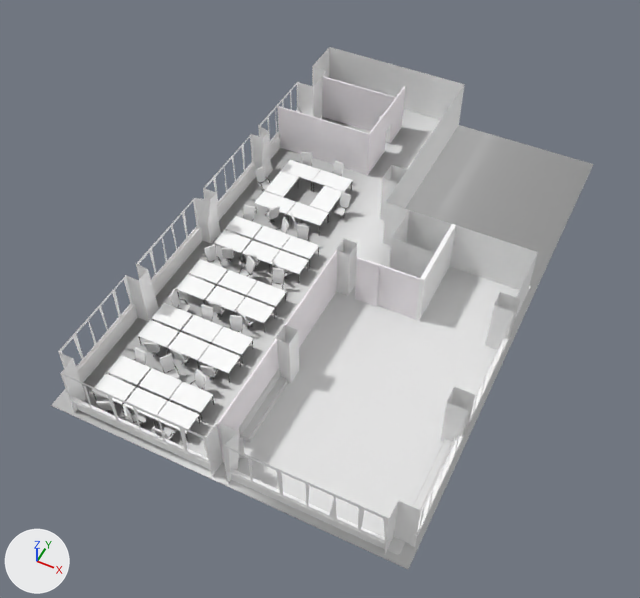
What one commit did to the Blender file models/vrLabsModel/planta6grupos.blend.
The view is the same before and after, from a 50 mm camera at (6.94, -16.25, 18.53) aimed at (-0.44, -1.48, 0.07). Arrows for +X, +Y and +Z are at lower left; the lights stay in place.

Names of what the first picture shows: 'banco', 'centro', 'clever', 'comunicacion', 'cristalera entrada', 'cristaleraAgora', 'cristalerasFrontales', 'design', 'pared', 'research', 'silla'.
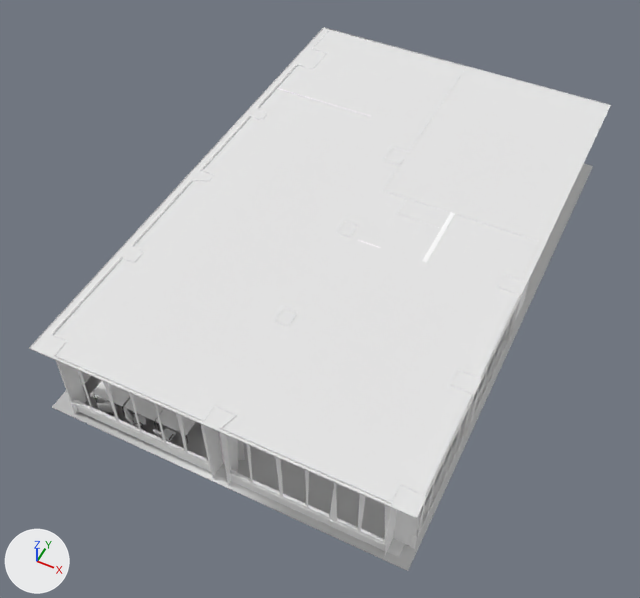
Changed parts and their boxes (x1, y1, x2, y2) in the pictures (640 x 598 px; the box of a moved part takes in the faces that stretch with it):
'Techo', shown: after (29, 27, 611, 519)
'pared', reshaped, moved: before (51, 47, 593, 569); after (52, 30, 593, 571)
'comunicacion', moved: before (92, 355, 214, 442); after (92, 381, 201, 443)
'silla', moved: before (96, 116, 351, 440); after (97, 401, 176, 442)
'banco', moved: before (239, 369, 457, 516); after (420, 438, 457, 517)
part 1 of me_cube_002, moved or reshaped (not visible afterwards): before (368, 260, 420, 319)
part 2 of me_cube_002, moved or reshaped: before (277, 106, 369, 175); after (277, 88, 371, 117)
part 3 of me_cube_007, moved or reshaped: before (217, 251, 337, 452); after (218, 432, 225, 464)
part 4 of me_cube_007, moved or reshaped: before (355, 257, 380, 306); after (358, 240, 381, 248)
part 5 of me_pared, rebuilt (not visible afterwards): before (399, 251, 422, 277)
part 6 of me_pared, moved or reshaped: before (58, 47, 538, 554); after (52, 30, 537, 557)
part 7 of me_cube_001, moved or reshaped (not visible afterwards): before (322, 76, 405, 176)
'clever', unchanged, covered by the edit: before (138, 303, 253, 383)
'design', unchanged, covered by the edit: before (176, 259, 286, 333)
'centro', unchanged, covered by the edit: before (255, 160, 353, 236)
'research', unchanged, covered by the edit: before (214, 216, 319, 284)

The change, as a list of edits to the scene's bpy script:
```text
Change me_cube_002:
    where me_cube_002.from_pydata(...)  # 20 vertices, 12 faces; spans x -169.0..196.0, y -4.0..-1.0, z -1.0..1.0
    used by ob_cristalerasfrontales; location = (-1.49, 5.37, 1.0); scale = (0.0188, 1.41, 1.0)
    me_cube_002 part 1
    add for i in [1, 3, 5, 7]: me_cube_002.vertices[i].co += Vector((0.0, 0.0, 1.0))
    me_cube_002 part 2
    add for i in [11, 13, 15, 17]: me_cube_002.vertices[i].co += Vector((0.0, 0.0, 1.0))
Change me_cube_007:
    where me_cube_007.from_pydata(...)  # 40 vertices, 28 faces; spans x -63.9..63.9, y -2.2..2.2, z -0.7..0.9
    used by ob_cristaleraagora; location = (1.0, -4.04, 0.71); scale = (0.0188, 1.41, 1.0)
    me_cube_007 part 3
    add for i in [14, 15, 22, 24, 31, 33, 35, 37]: me_cube_007.vertices[i].co += Vector((0.0, 0.0, 0.7))
    me_cube_007 part 4
    add for i in [1, 3, 5, 7]: me_cube_007.vertices[i].co += Vector((0.0, 0.0, 0.7))
Change me_pared:
    used by ob_pared; location = (-4.69, 0.96, 0.29); scale = (0.0607, 1.39, 0.273)
    remove me_pared.from_pydata(...)  # 443 vertices, 176 faces; spans x -4.0..157.0, y -6.0..5.0, z -1.0..5.0
    add me_pared.from_pydata(...)  # 439 vertices, 176 faces; spans x -4.0..157.0, y -6.0..5.0, z -1.0..8.0
    me_pared part 5: the loose piece of 4 vertices spanning x 97.0..108.0, y -1.0, z -1.0..4.0 is rebuilt with 4 vertices and now spans x 97.0..111.0, y 0.0, z -1.0..6.0
    me_pared part 6: 165 vertices moved from x -1.0..156.0, y -6.0..5.0, z -1.0..5.0 to x -1.0..156.0, y -6.0..5.0, z -1.0..8.0; 18 vertices removed from x 45.0..154.0, y -1.0..5.0, z -1.0..5.0; 14 vertices added at x 43.0..154.0, y -1.0..5.0, z -1.0..8.0
Change me_cube_001:
    where me_cube_001.from_pydata(...)  # 28 vertices, 20 faces; spans x -172.0..1.0, y -1.0..1.0, z -1.0..1.0
    used by ob_cristalera_entrada; location = (-1.49, 5.37, 1.0); scale = (0.0188, 1.41, 1.0)
    me_cube_001 part 7
    add for i in [5, 7, 9, 11, 12, 13, 20, 22]: me_cube_001.vertices[i].co += Vector((0.0, 0.0, 1.0))
Change ob_silla:
    ob_silla.location: (-2.15, 0.68, 0.08) -> (-2.15, 0.68, 0.0)
Change ob_comunicacion:
    ob_comunicacion.location: (-3.56, -6.79, 0.23) -> (-3.56, -6.79, 0.15)
Change ob_pared:
    ob_pared.location: (-4.69, 0.96, 0.29) -> (-4.69, 0.96, 0.21)
Change ob_banco:
    ob_banco.location: (4.51, -5.71, 0.25) -> (4.51, -5.71, 0.17)
Change ob_techo:
    ob_techo.location: (-0.05, 0.03, 1.63) -> (-0.05, 0.03, 2.31)
    remove ob_techo.hide_viewport = True
```
